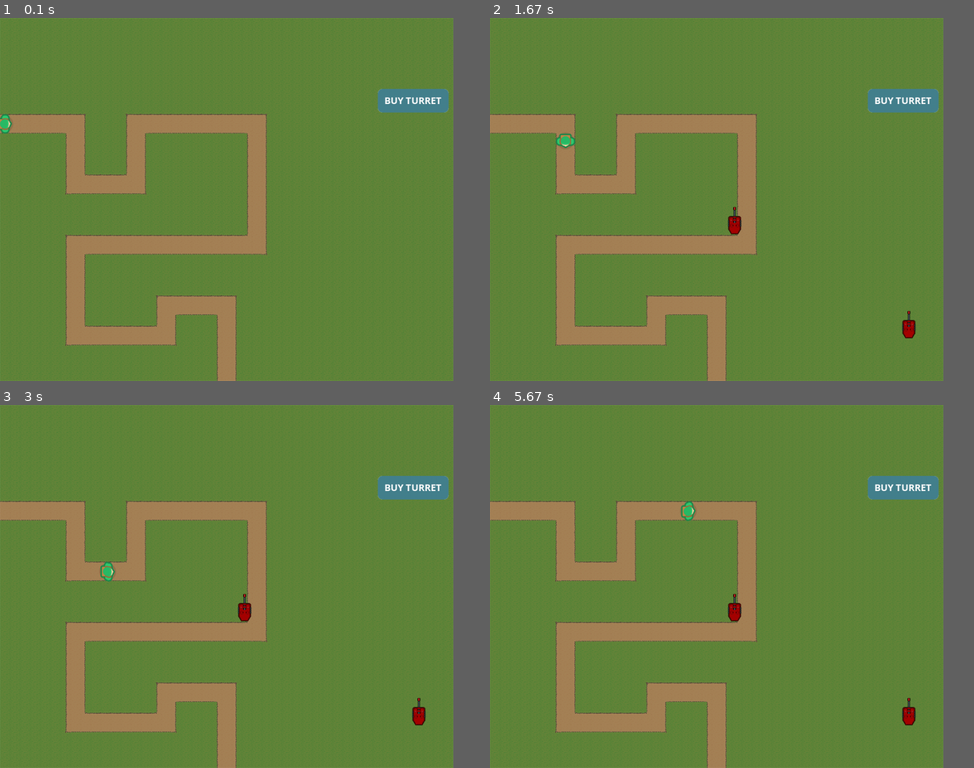
Above: before the commit, frames 1-4 (two rows, left to right).
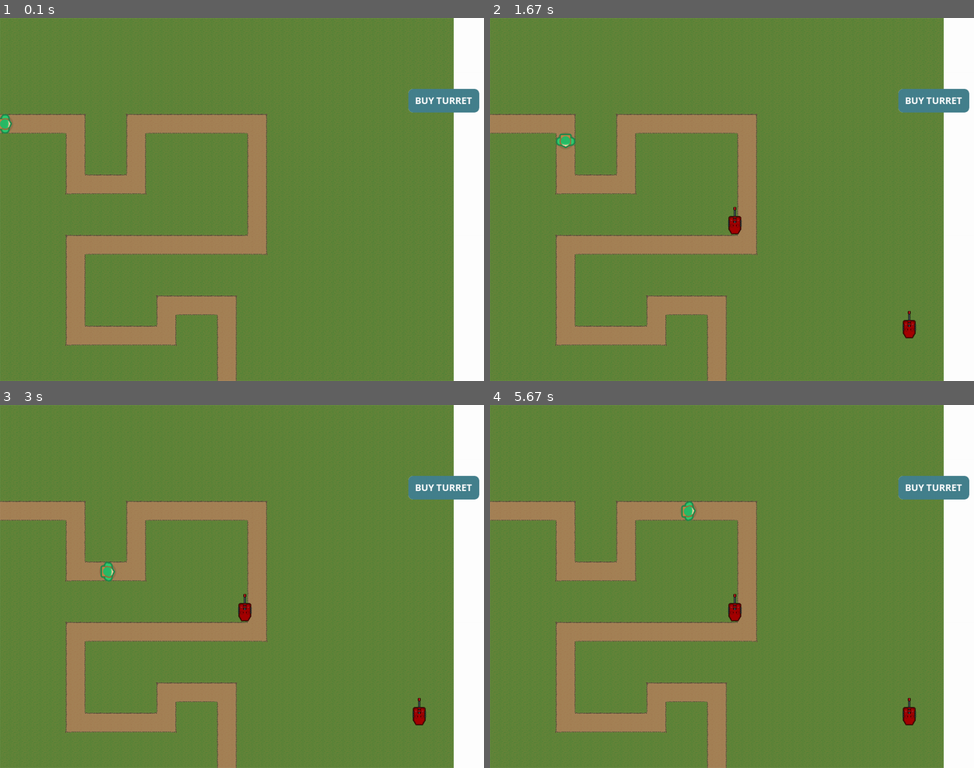
Above: after the commit, the same moments.

Repository: peter5454/PyGame
Game: pygame game, started from main.py
Same seed, same stepped clock (60 frames per second), same inputs: the game is played once before the commit and once after it.
Inputs (mouse positions are in pixels of both pictures, inside the frame that each line leads up to):
- Up to frame 1 (0.1 s): no input
- Up to frame 2 (1.67 s): click (935, 101) at 0.38 s; click (736, 224) at 0.72 s; click (935, 101) at 1.05 s; click (911, 326) at 1.38 s
- Up to frame 3 (3 s): no input
- Up to frame 4 (5.67 s): no input
In our replay, the window is 843x675 before the commit and 900x675 after it. These sizes can differ from the game's own. Grey fills any space a smaller window leaves; there, only what the larger window draws over its background counts as a difference.

The runs differ from the first frame. In frame 1, 1.0% of the frame differs, in the area x 41-100%, y 0-100%; in frame 2, 1.1%; in frame 3, 1.1%; in frame 4, 1.2%, in the area x 39-100%, y 0-100%.

Commit message:
Update constants.py

Diff:
--- a/constants.py
+++ b/constants.py
@@ -1,5 +1,5 @@
 ROWS = 12
-COLS = 15
+COLS = 16
 TILE_SIZE = 64
 
 SCREEN_WIDTH = TILE_SIZE * COLS
